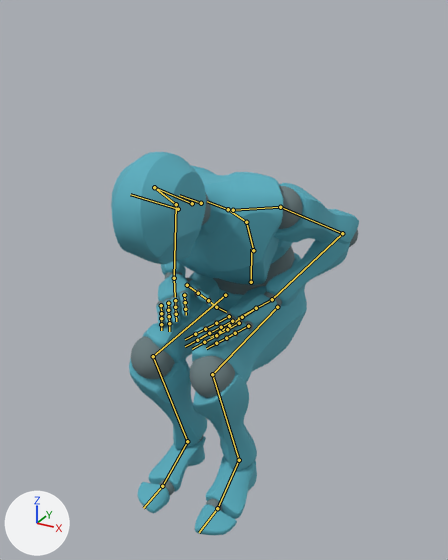
The Blender file suzukaze/Assets/Features/Gesture Movie/Models/Y Bot/Y Bot.blend: old version first, new version second.
Rendered twice from a camera (50 mm lens) standing at (0.776, -1.588, 1.361) and looking at (0.032, -0.235, 0.685). Lighting does not change. The marker at lower left points along +X, +Y and +Z. The picture after the commit comes second. Both versions are drawn at frame 30 of the action 'Rei'; the numbers are the values there. The bones that change, and the others that lie on the model, are drawn over the model as lines.

Names of what the first picture shows: 'Alpha_Joints', 'Alpha_Surface'.
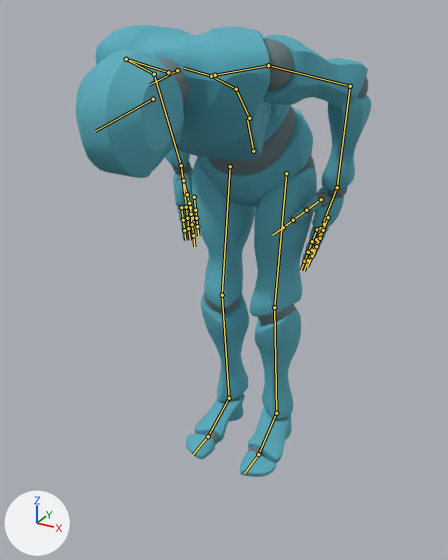
Location of each change, (x1, y1, x2, y2) in pixels of the pictures (448 x 560 px):
'Alpha_Surface', posed (19% wider, 18% taller)
    before: (111, 152, 359, 535)
    after: (76, 25, 371, 477)
'Alpha_Joints', posed
    before: (131, 186, 358, 511)
    after: (157, 39, 368, 456)

Patch to the scene script:
```diff
--- a/suzukaze/Assets/Features/Gesture Movie/Models/Y Bot/Y Bot.blend.py
+++ b/suzukaze/Assets/Features/Gesture Movie/Models/Y Bot/Y Bot.blend.py
@@ bone_ctrl_master @@
 bone_ctrl_master = bpy.data.objects['Armature'].pose.bones['Ctrl_Master']
-bone_ctrl_master.location = (0.0, -0.417, 0.0)
+bone_ctrl_master.location = (0.0, 0.0, 0.0)
@@ bone_ctrl_hips @@
 bone_ctrl_hips = bpy.data.objects['Armature'].pose.bones['Ctrl_Hips']  # child of 'Ctrl_Master'
-bone_ctrl_hips.location = (0.0, 0.0, 0.0)
-bone_ctrl_hips.rotation_euler = (0.0, 0.0, 0.0)  # degrees (0, 0, 0)
+bone_ctrl_hips.location = (0.0, -0.011, 0.0)
+bone_ctrl_hips.rotation_euler = (0.419, 0.0, 0.0)  # degrees (24, 0, 0)
@@ bone_ctrl_spine @@
 bone_ctrl_spine = bpy.data.objects['Armature'].pose.bones['Ctrl_Spine']  # child of 'Ctrl_Hips'
-bone_ctrl_spine.rotation_euler = (0.559, 0.0, 0.0)  # degrees (32, 0, 0)
+bone_ctrl_spine.rotation_euler = (0.454, 0.0, 0.0)  # degrees (26, 0, 0)
@@ bone_ctrl_spine1 @@
 bone_ctrl_spine1 = bpy.data.objects['Armature'].pose.bones['Ctrl_Spine1']  # child of 'Ctrl_Spine'
-bone_ctrl_spine1.rotation_euler = (0.576, 0.0, 0.0)  # degrees (33, 0, 0)
+bone_ctrl_spine1.rotation_euler = (0.489, 0.0, 0.0)  # degrees (28, 0, 0)
@@ bone_ctrl_neck @@
 bone_ctrl_neck = bpy.data.objects['Armature'].pose.bones['Ctrl_Neck']  # child of 'Ctrl_Spine2'
-bone_ctrl_neck.rotation_euler = (0.0, 0.0, 0.0)  # degrees (0, 0, 0)
+bone_ctrl_neck.rotation_euler = (0.384, -0.0349, -0.0349)  # degrees (22, -2, -2)
@@ bone_ctrl_foot_ik_left @@
 bone_ctrl_foot_ik_left = bpy.data.objects['Armature'].pose.bones['Ctrl_Foot_IK_Left']
-bone_ctrl_foot_ik_left.location = (0.007, 0.273, 0.419)
+bone_ctrl_foot_ik_left.location = (0.0, 0.0, 0.0)
@@ bone_ctrl_foot_ik_right @@
 bone_ctrl_foot_ik_right = bpy.data.objects['Armature'].pose.bones['Ctrl_Foot_IK_Right']
-bone_ctrl_foot_ik_right.location = (-0.007, 0.273, 0.419)
+bone_ctrl_foot_ik_right.location = (0.0, 0.0, 0.0)
@@ bone_ctrl_hand_ik_left @@
 bone_ctrl_hand_ik_left = bpy.data.objects['Armature'].pose.bones['Ctrl_Hand_IK_Left']
-bone_ctrl_hand_ik_left.location = (-0.268, -0.573, 0.375)
-bone_ctrl_hand_ik_left.rotation_euler = (0.262, -0.0175, 2.112)  # degrees (15, -1, 121)
+bone_ctrl_hand_ik_left.location = (-0.079, -0.48, 0.516)
+bone_ctrl_hand_ik_left.rotation_euler = (1.868, 0.0, 0.0)  # degrees (107, 0, 0)
@@ bone_ctrl_hand_ik_right @@
 bone_ctrl_hand_ik_right = bpy.data.objects['Armature'].pose.bones['Ctrl_Hand_IK_Right']
-bone_ctrl_hand_ik_right.location = (0.254, -0.58, 0.385)
-bone_ctrl_hand_ik_right.rotation_euler = (0.105, 0.541, -2.112)  # degrees (6, 31, -121)
+bone_ctrl_hand_ik_right.location = (0.079, -0.504, 0.514)
+bone_ctrl_hand_ik_right.rotation_euler = (1.676, 0.0, 0.0)  # degrees (96, 0, 0)
```
